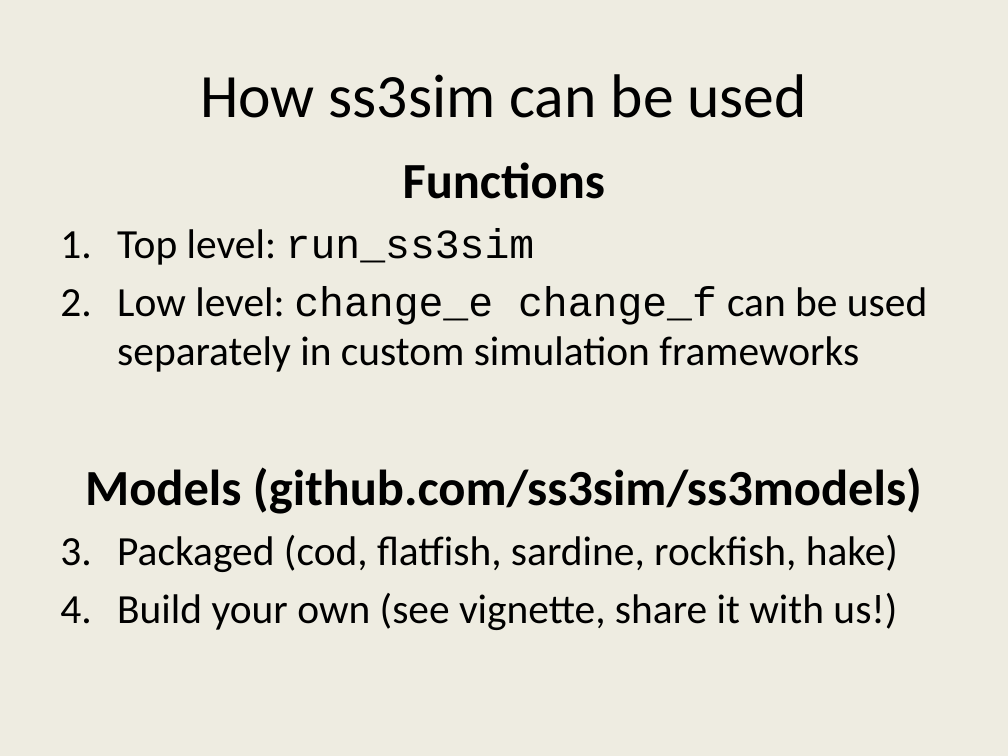
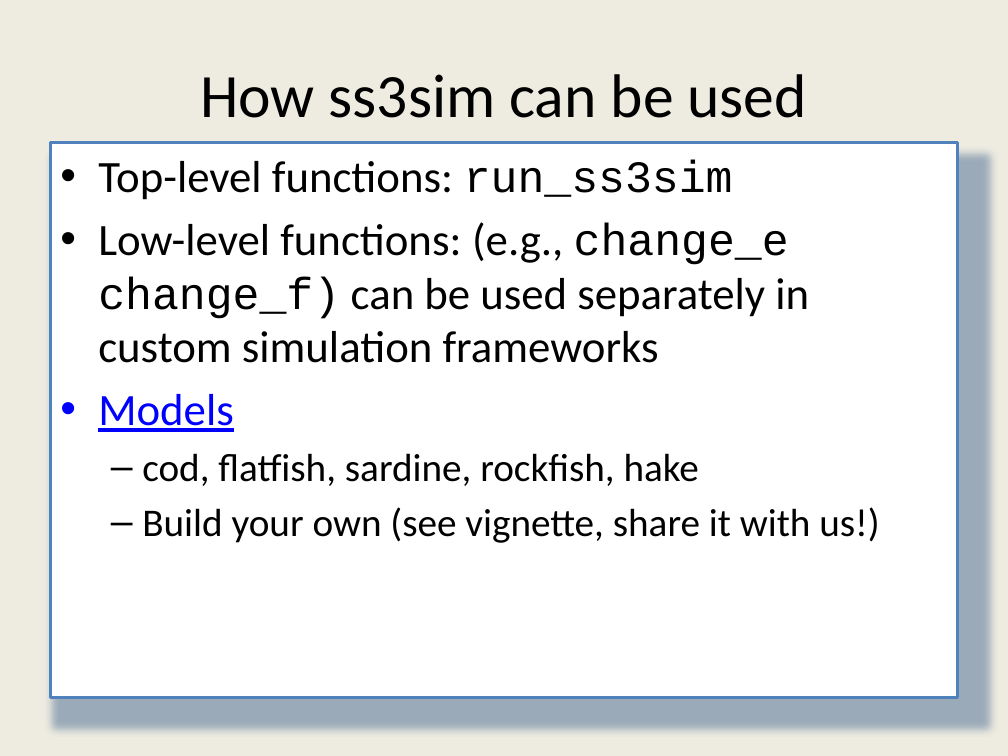
Before and after one commit to ss3sim/workshop, a slide deck: slide 31 of ss3sim_workshop.pptx (slide 27 before the commit). Drawn at 1008x756 pixels with LibreOffice and Linux fonts; fonts in the diff are those of the drawing. Boxes give left, top, right and bottom in pixels: in the first picture for what was removed or moved away, otherwise in the second. Text is boxed around its words. In the diff, an @@ line names an element or a change of style, - is before the commit and + after.

```diff
--- a/ss3sim_workshop.pptx
+++ b/ss3sim_workshop.pptx
@@ text "Top-level functions: run_ss3sim": place and size @@
-text "Top-level functions: run_ss3sim" at [85,162,927,630]
+text "Top-level functions: run_ss3sim" at [50,143,958,698]
@@ text "Top-level functions: run_ss3sim" at [50,143,958,698]: fill none to #FFFFFF; outline none to #4F81BD 2 pt; shadow on @@
@@ text at [98,160,809,486]: text changed; size 29.6 to 32 pt @@
-Functions
-1. Top level: run_ss3sim
-2. Low level: change_e change_f can be used separately in custom simulation frameworks
-Models (github.com/ss3sim/ss3models)
-1. Packaged (cod, flatfish, sardine, rockfish, hake)
+• Top-level functions: run_ss3sim
+• Low-level functions: (e.g., change_e change_f) can be used separately in custom simulation frameworks
+• Models
+  – cod, flatfish, sardine, rockfish, hake
@@ text at [142,507,879,543]: size 29.6 to 28 pt in "Build your own (see vignette, share it ..."; bullet 1. to –; list level 1 to 2 in "Build your own (see vignette, ..." @@
```
Also in this commit, not shown: 25 other slides changed, 5 slides added, 2 slides removed.
